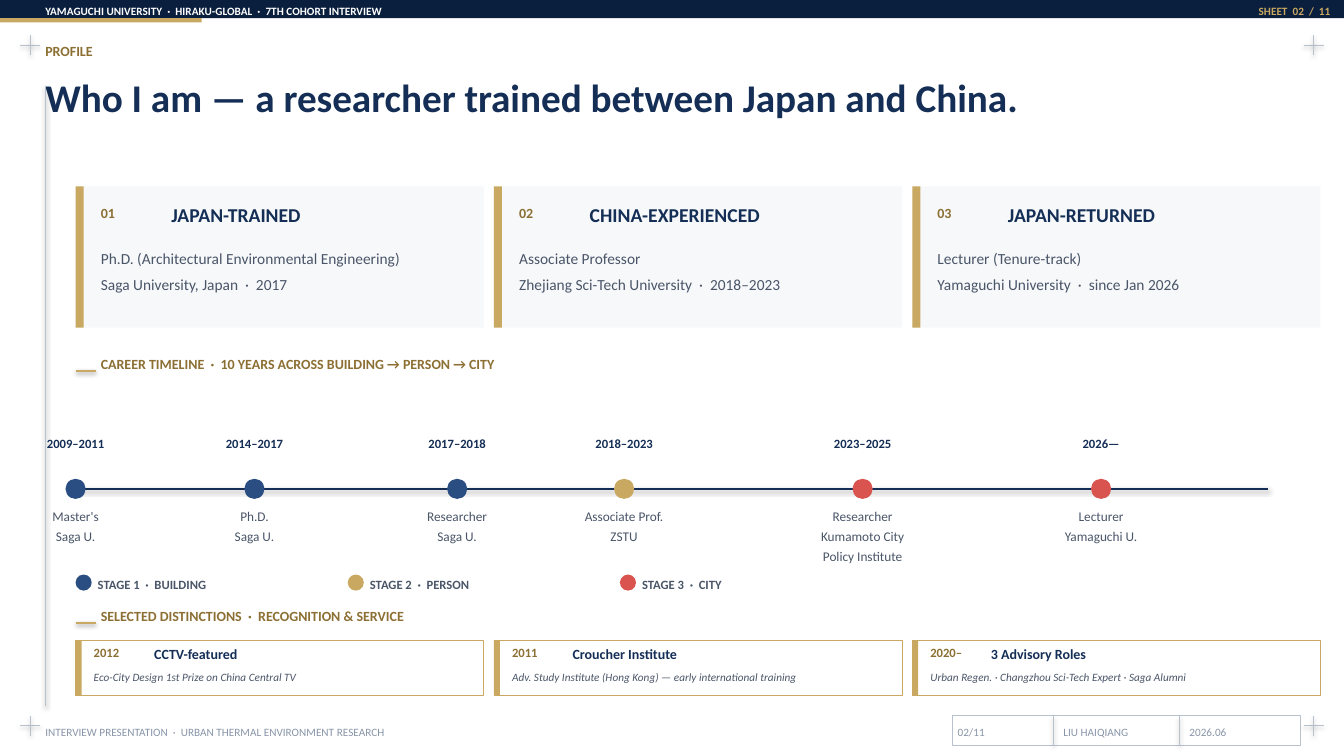
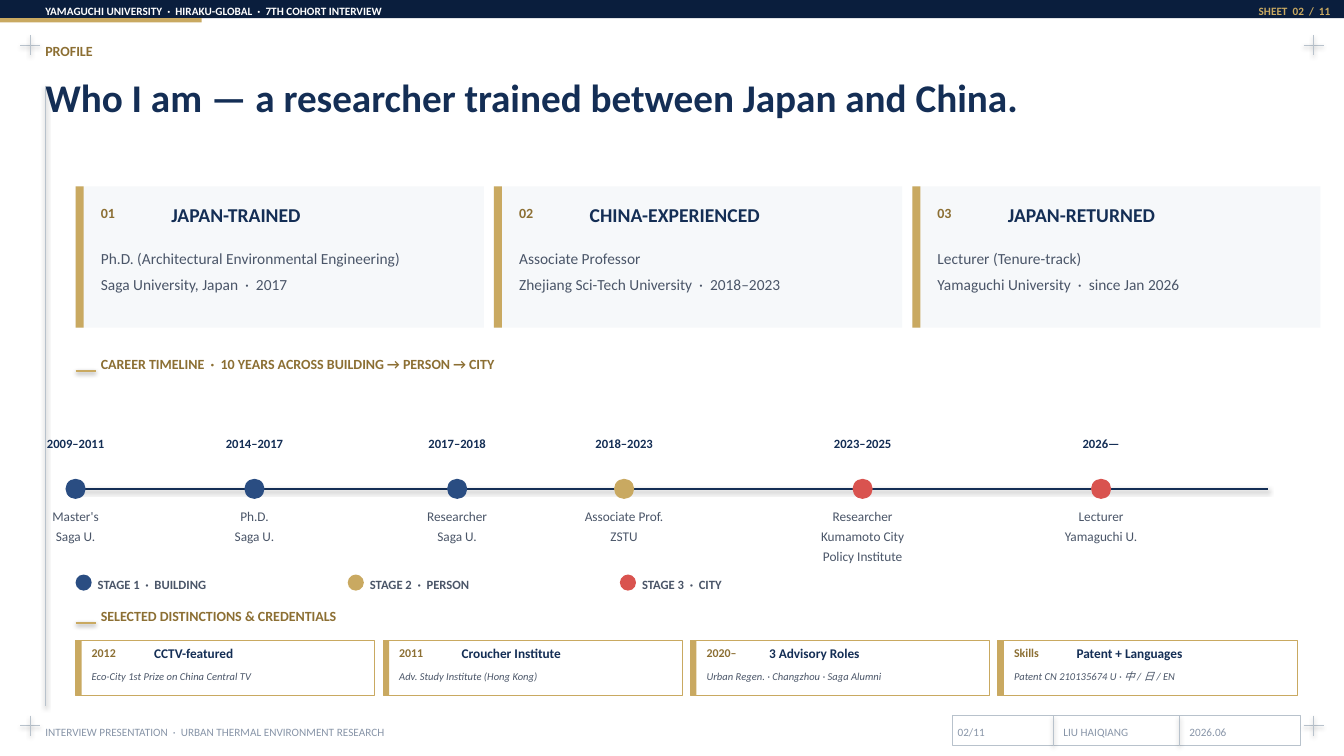
Before and after one commit to dasjkdhas/academic-research-skills, a slide deck: slide 2 of interview_materials/HIRAKU_Global_Interview_Liu.pptx. Drawn at 1344x756 pixels with LibreOffice and Linux fonts; fonts in the diff are those of the drawing. Boxes give left, top, right and bottom in pixels: in the first picture for what was removed or moved away, otherwise in the second. Text is boxed around its words. In the diff, an @@ line names an element or a change of style, - is before the commit and + after.

```diff
--- a/interview_materials/HIRAKU_Global_Interview_Liu.pptx
+++ b/interview_materials/HIRAKU_Global_Interview_Liu.pptx
@@ text at <box>101,612,336,621</box>: text changed @@
-SELECTED DISTINCTIONS · RECOGNITION & SERVICE
+SELECTED DISTINCTIONS & CREDENTIALS
@@ rectangle: place and size @@
-rectangle at <box>76,640,484,696</box>
+rectangle at <box>76,640,375,696</box>
@@ rectangle: place and size @@
-rectangle at <box>494,640,500,696</box>
+rectangle at <box>383,640,389,696</box>
@@ rectangle: place and size @@
-rectangle at <box>494,640,902,696</box>
+rectangle at <box>383,640,683,696</box>
@@ text "2011": place and size @@
-text "2011" at <box>512,648,538,657</box>
+text "2011" at <box>399,649,423,657</box>
@@ text "Croucher Institute": place and size @@
-text "Croucher Institute" at <box>573,649,677,659</box>
+text "Croucher Institute" at <box>462,648,560,658</box>
@@ rectangle: place and size @@
-rectangle at <box>912,640,919,696</box>
+rectangle at <box>691,640,697,696</box>
@@ rectangle: place and size @@
-rectangle at <box>912,640,1321,696</box>
+rectangle at <box>691,640,990,696</box>
@@ size 9 to 8.5 pt in 3 elements at <box>92,649,116,657</box>, <box>399,649,423,657</box>, <box>707,649,737,657</box> @@
@@ text "2020–": place and size @@
-text "2020–" at <box>930,648,962,657</box>
+text "2020–" at <box>707,649,737,657</box>
@@ size 10 to 9.5 pt in 3 elements at <box>154,648,233,658</box>, <box>462,648,560,658</box>, <box>769,648,860,660</box> @@
@@ text "3 Advisory Roles": place and size @@
-text "3 Advisory Roles" at <box>991,649,1086,662</box>
+text "3 Advisory Roles" at <box>769,648,860,660</box>
@@ rectangle added at <box>998,640,1298,696</box>, outline #C9A961 0.6 pt @@
@@ rectangle added at <box>998,640,1004,696</box>, fill #C9A961 @@
@@ text added at <box>1014,648,1039,657</box>, 8.5 pt, text #8C6F33, bold @@
+Skills
@@ text added at <box>1077,649,1182,661</box>, 9.5 pt, text #142E55, bold @@
+Patent + Languages
@@ text at <box>92,673,251,682</box>: text changed; size 8 to 7.5 pt @@
-Eco-City Design 1st Prize on China Central TV
+Eco-City 1st Prize on China Central TV
@@ text at <box>399,672,538,682</box>: text changed; size 8 to 7.5 pt @@
-Adv. Study Institute (Hong Kong) — early international training
+Adv. Study Institute (Hong Kong)
@@ text at <box>707,672,881,682</box>: text changed; size 8 to 7.5 pt @@
-Urban Regen. · Changzhou Sci-Tech Expert · Saga Alumni
+Urban Regen. · Changzhou · Saga Alumni
@@ text added at <box>1014,671,1175,681</box>, 7.5 pt, text #4A5568, italic @@
+Patent CN 210135674 U · 中 / 日 / EN
```
Also in this commit, not shown: 5 other slides changed, 1 other file.
